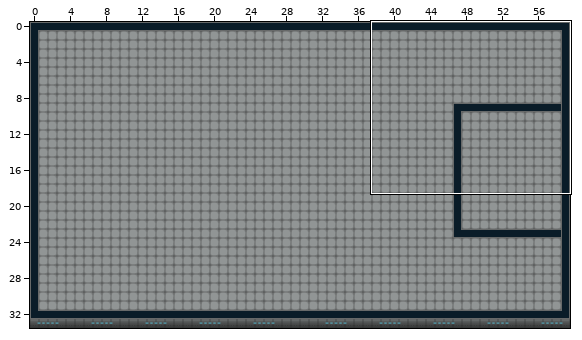
A Tiled map gets an edit: Map/Test/Test.tmx. Above: a wide view before the commit, with the close-up outlined.
Close-up. Old version:
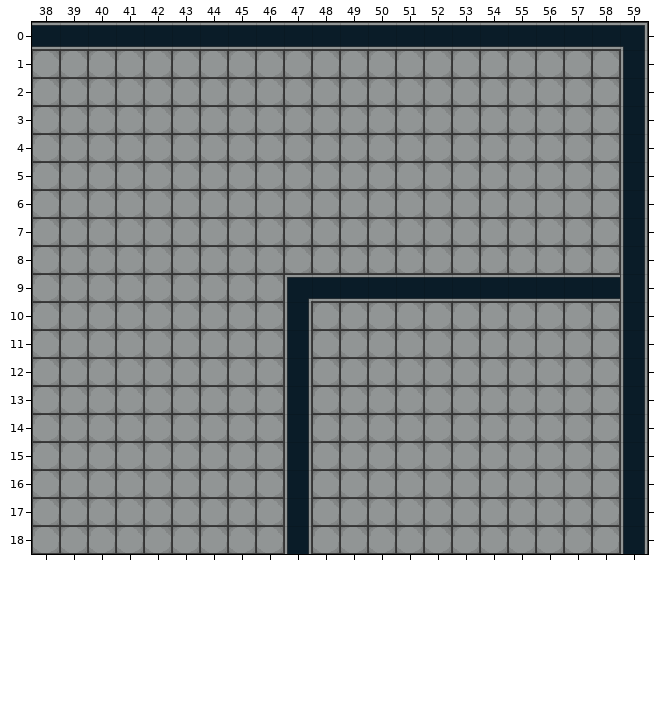
Cells are 32x32 px. Shown: x 38..59, y 0..18. The commit also changed other parts of the map, which this record leaves out.
The same view after the edit:
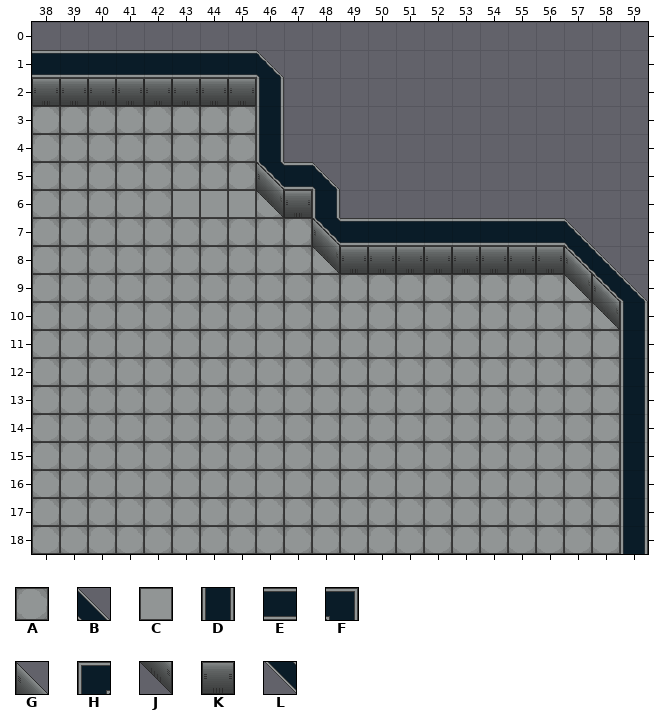
Key: from "Ship": A 17, B 18, C 24, D 26, E 32, F 33, G 37, H 42, J 45, K 49, L 52.
_ is an empty cell.
Tiles of an added or newly shown layer are drawn over the layers below it.
From old to new:
Layer "Calque de Tuiles 1":
y 0: x 38..59 EEEEEEEEEEEEEEEEEEEEEF -> ______________________
y 1: x 38..59 AAAAAAAAAAAAAAAAAAAAAD -> EEEEEEEEB_____________
y 2: x 38..59 AAAAAAAAAAAAAAAAAAAAAD -> KKKKKKKKD_____________
y 3..4: x 46..59 AAAAAAAAAAAAAD -> D_____________
y 5: x 46..59 AAAAAAAAAAAAAD -> GEB___________
y 6: x 43..45 AAA -> CCC; x 47..59 AAAAAAAAAAAAD -> KD___________
y 7: x 48..59 AAAAAAAAAAAD -> GEEEEEEEEB__
y 8: x 49..59 AAAAAAAAAAD -> KKKKKKKKGB_
y 9: x 47..59 HEEEEEEEEEEED -> AAAAAAAAAAAGB
y 10..18: x 47 D -> A
Layer "Tile Layer 2" (added):
y 5: x 46 _ -> L
y 6: x 46 _ -> J
y 7: x 48 _ -> L
y 8: x 48 _ -> J; x 57 _ -> L
y 9: x 57..58 __ -> JL
y 10: x 58 _ -> J
Boxes around the changes in both close-ups, in picture pixels (x1, y1, x2, y2):
changed: (32, 22, 648, 554)
